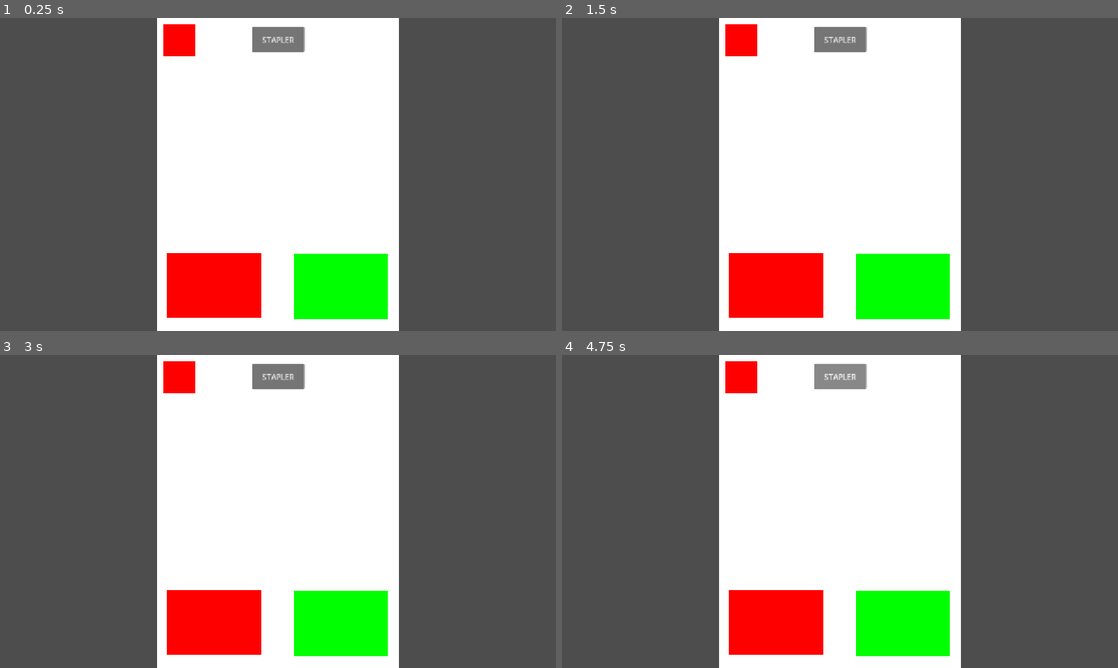
Above: before the commit, frames 1-4 (two rows, left to right).
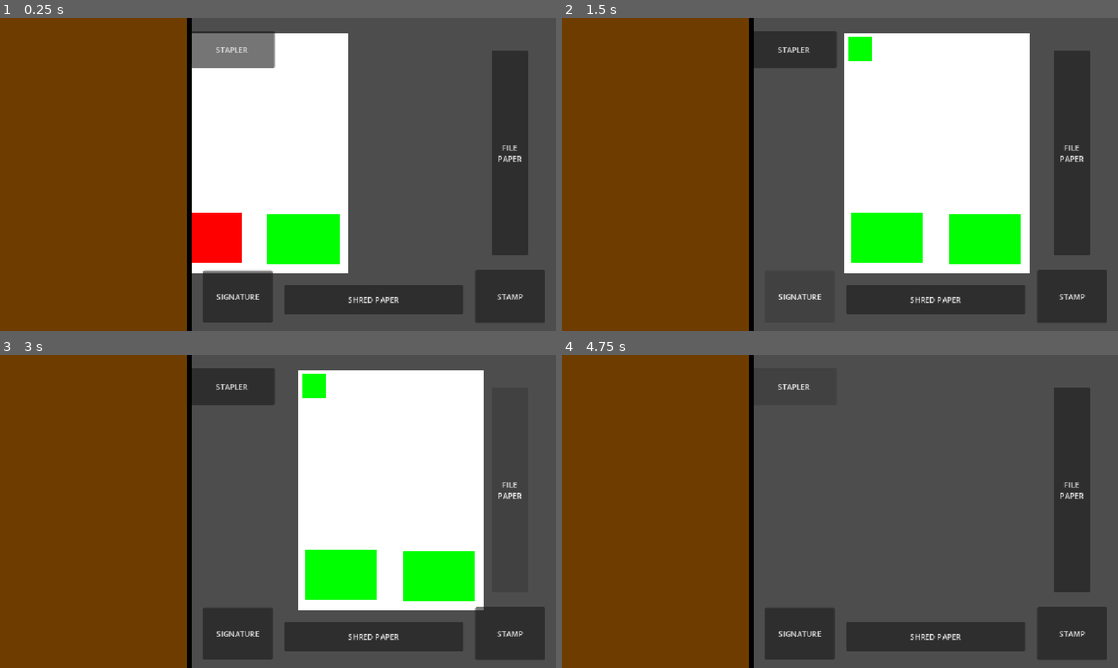
Above: after the commit, the same moments.

Repository: JDMdev925/GMTK2026-paperwork-pileup
Game: Godot game, scene res://Scenes/Main Game/MainGame.tscn
Two runs of this game, one before a commit and one after it. Both use one fixed random seed, a clock stepped at 60 frames per second and the inputs below. The project has no main scene, so this scene is started directly.
Inputs (mouse positions are in pixels of both pictures, inside the frame that each line leads up to):
- Up to frame 1 (0.25 s): no input
- Up to frame 2 (1.5 s): click "STAPLER" at 0.5 s; click (801, 296) at 1.25 s, where only the run after the commit has a clickable "SIGNATURE"
- Up to frame 3 (3 s): click (511, 633) at 2 s, where only the run after the commit has a clickable "STAMP"; click (511, 489) at 2.75 s, where only the run after the commit has a clickable "FILE PAPER"
- Up to frame 4 (4.75 s): click (934, 636) at 3.5 s, where only the run after the commit has a clickable "SHRED PAPER"; click "STAPLER" at 4.25 s

The runs differ from the first frame. In frame 1, 63% of the frame differs, in the area x 0-98%, y 0-100%; in frame 2, 76%; in frame 3, 75%; in frame 4, 79%.
Error before the commit: Cannot call method 'get_child' on a null value. (res://Scenes/HeadsUpDisplay/HudManager.gd:15)

Commit message:
added animations, date/time, and UI
- added animations
- added UI functionality
- created game loop
- added date/time to papers

Diff:
--- a/paperwork-pile-up/Prefabs/Paperwork/PaperClass.gd
+++ b/paperwork-pile-up/Prefabs/Paperwork/PaperClass.gd
@@ -12,4 +12,6 @@
 @export var staple : bool = false
 @export var stamp : bool = false
 @export var signature : bool = false
+@export var unix_date : float = 0
+@export var overload : int = 0
 @export var paper_process : PROCESS = PROCESS.FILE
--- a/paperwork-pile-up/Prefabs/Paperwork/PaperObject.gd
+++ b/paperwork-pile-up/Prefabs/Paperwork/PaperObject.gd
@@ -1,6 +1,8 @@
 extends PaperClass
 
 func PaperSetup() -> void:
+	$AnimationPlayer.play("paper_slide_in")
+
 	if staple == true:
 		$"Paper Clip".color = Color.GREEN
 	else:
@@ -16,7 +18,39 @@
 	else:
 		$"Paper Signature".color = Color.RED
 
-func TempUpdate() -> void:
+func AddStaple() -> void:
 	if staple == false:
 		staple = true
 		$"Paper Clip".color = Color.GREEN
+	else:
+		overload += 1
+		print("Overload - staple")
+
+func AddSignature() -> void:
+	if signature == false:
+		signature = true
+		$"Paper Signature".color = Color.GREEN
+	else:
+		overload += 1
+		print("Overload - sign")
+
+func AddStamp() -> void:
+	if stamp == false:
+		stamp = true
+		$"Paper Stamp".color = Color.GREEN
+	else:
+		overload += 1
+		print("Overload - stamp")
+
+func FilePaper() -> void:
+	$AnimationPlayer.play("paper_filed")
+
+
+func ShredPaper() -> void:
+	$AnimationPlayer.play("paper_shred")
+
+
+func _on_animation_player_animation_finished(anim_name: StringName) -> void:
+	if anim_name == "paper_filed" or anim_name == "paper_shred":
+		self.get_parent().GenerateNewPaper()
+		queue_free()
--- a/paperwork-pile-up/Prefabs/Paperwork/paperwork.tscn
+++ b/paperwork-pile-up/Prefabs/Paperwork/paperwork.tscn
@@ -2,7 +2,78 @@
 
 [ext_resource type="Script" uid="uid://dl1fgvif1c7yp" path="res://Prefabs/Paperwork/PaperObject.gd" id="1_rq53d"]
 
+[sub_resource type="Animation" id="Animation_rq53d"]
+length = 0.001
+tracks/0/type = "value"
+tracks/0/imported = false
+tracks/0/enabled = true
+tracks/0/path = NodePath(".:position")
+tracks/0/interp = 1
+tracks/0/loop_wrap = true
+tracks/0/keys = {
+"times": PackedFloat32Array(0),
+"transitions": PackedFloat32Array(1),
+"update": 0,
+"values": [Vector2(0, 0)]
+}
+
+[sub_resource type="Animation" id="Animation_jnhoc"]
+resource_name = "paper_filed"
+length = 1.5
+tracks/0/type = "value"
+tracks/0/imported = false
+tracks/0/enabled = true
+tracks/0/path = NodePath(".:position")
+tracks/0/interp = 1
+tracks/0/loop_wrap = true
+tracks/0/keys = {
+"times": PackedFloat32Array(0, 1),
+"transitions": PackedFloat32Array(-2, 1),
+"update": 0,
+"values": [Vector2(600, -45), Vector2(1200, -45)]
+}
+
+[sub_resource type="Animation" id="Animation_u1q1d"]
+resource_name = "paper_shred"
+length = 1.5
+tracks/0/type = "value"
+tracks/0/imported = false
+tracks/0/enabled = true
+tracks/0/path = NodePath(".:position")
+tracks/0/interp = 1
+tracks/0/loop_wrap = true
+tracks/0/keys = {
+"times": PackedFloat32Array(0, 0.4, 0.6, 1),
+"transitions": PackedFloat32Array(2, 1, 2, 1),
+"update": 0,
+"values": [Vector2(600, -45), Vector2(600, 300), Vector2(600, 300), Vector2(600, 600)]
+}
+
+[sub_resource type="Animation" id="Animation_3hbn3"]
+resource_name = "paper_slide_in"
+tracks/0/type = "value"
+tracks/0/imported = false
+tracks/0/enabled = true
+tracks/0/path = NodePath(".:position")
+tracks/0/interp = 1
+tracks/0/loop_wrap = true
+tracks/0/keys = {
+"times": PackedFloat32Array(0, 1),
+"transitions": PackedFloat32Array(0.3, 1),
+"update": 0,
+"values": [Vector2(0, -45), Vector2(600, -45)]
+}
+
+[sub_resource type="AnimationLibrary" id="AnimationLibrary_u1q1d"]
+_data = {
+&"RESET": SubResource("Animation_rq53d"),
+&"paper_filed": SubResource("Animation_jnhoc"),
+&"paper_shred": SubResource("Animation_u1q1d"),
+&"paper_slide_in": SubResource("Animation_3hbn3")
+}
+
 [node name="Paperwork" type="Node2D" unique_id=648659818]
+scale = Vector2(0.77040225, 0.77040225)
 script = ExtResource("1_rq53d")
 
 [node name="Paper BG" type="ColorRect" parent="." unique_id=1652873518]
@@ -40,3 +111,8 @@
 offset_right = -36.0
 offset_bottom = 297.0
 color = Color(0.5019608, 1, 1, 1)
+
+[node name="AnimationPlayer" type="AnimationPlayer" parent="." unique_id=639853574]
+libraries/ = SubResource("AnimationLibrary_u1q1d")
+
+[connection signal="animation_finished" from="AnimationPlayer" to="." method="_on_animation_player_animation_finished"]
--- a/paperwork-pile-up/Scenes/HeadsUpDisplay/HUD.tscn
+++ b/paperwork-pile-up/Scenes/HeadsUpDisplay/HUD.tscn
@@ -18,11 +18,77 @@
 anchors_preset = 5
 anchor_left = 0.5
 anchor_right = 0.5
-offset_left = -54.0
-offset_top = 18.0
-offset_right = 55.0
-offset_bottom = 71.0
+offset_left = -183.0
+offset_top = 27.0
+offset_right = -7.0
+offset_bottom = 104.0
 grow_horizontal = 2
 text = "STAPLER"
 
+[node name="Signature Button" type="Button" parent="." unique_id=350100782]
+layout_mode = 1
+anchors_preset = 5
+anchor_left = 0.5
+anchor_right = 0.5
+offset_left = -156.0
+offset_top = 523.0
+offset_right = -11.0
+offset_bottom = 631.0
+grow_horizontal = 2
+text = "SIGNATURE"
+
+[node name="Stamp Button" type="Button" parent="." unique_id=211130597]
+layout_mode = 1
+anchors_preset = 5
+anchor_left = 0.5
+anchor_right = 0.5
+offset_left = 409.0
+offset_top = 522.0
+offset_right = 553.0
+offset_bottom = 632.0
+grow_horizontal = 2
+text = "STAMP"
+
+[node name="File Paper Button" type="Button" parent="." unique_id=1493757247]
+layout_mode = 1
+anchors_preset = 5
+anchor_left = 0.5
+anchor_right = 0.5
+offset_left = 443.0
+offset_top = 68.0
+offset_right = 518.0
+offset_bottom = 491.0
+grow_horizontal = 2
+text = "FILE
+PAPER"
+
+[node name="Shred Paper Button" type="Button" parent="." unique_id=813198848]
+layout_mode = 1
+anchors_preset = 5
+anchor_left = 0.5
+anchor_right = 0.5
+offset_left = 13.0
+offset_top = 553.0
+offset_right = 384.0
+offset_bottom = 613.0
+grow_horizontal = 2
+text = "SHRED PAPER"
+
+[node name="Side Panel" type="ColorRect" parent="." unique_id=160671826]
+layout_mode = 0
+offset_right = 397.0
+offset_bottom = 648.0
+color = Color(0.43645498, 0.23400867, 4.813075e-08, 1)
+
+[node name="Side Panel2" type="ColorRect" parent="." unique_id=1399611908]
+layout_mode = 0
+offset_left = 387.0
+offset_right = 397.0
+offset_bottom = 648.0
+color = Color(0, 0, 0, 1)
+
 [connection signal="pressed" from="Staple Button" to="." method="_on_staple_button_pressed"]
+[connection signal="pressed" from="Signature Button" to="." method="_on_signature_button_pressed"]
+[connection signal="pressed" from="Stamp Button" to="." method="_on_stamp_button_pressed"]
+[connection signal="pressed" from="File Paper Button" to="." method="_on_file_paper_button_pressed"]
+[connection signal="pressed" from="Shred Paper Button" to="." method="_on_shred_paper_button_pressed"]
--- a/paperwork-pile-up/Scenes/HeadsUpDisplay/HudManager.gd
+++ b/paperwork-pile-up/Scenes/HeadsUpDisplay/HudManager.gd
@@ -12,4 +12,16 @@
 
 
 func _on_staple_button_pressed() -> void:
-	$PaperGenerator.get_child(0).TempUpdate()
+	$"../PaperGenerator".get_child(0).AddStaple()
+
+func _on_file_paper_button_pressed() -> void:
+	$"../PaperGenerator".get_child(0).FilePaper()
+
+func _on_shred_paper_button_pressed() -> void:
+	$"../PaperGenerator".get_child(0).ShredPaper()
+
+func _on_signature_button_pressed() -> void:
+	$"../PaperGenerator".get_child(0).AddSignature()
+
+func _on_stamp_button_pressed() -> void:
+	$"../PaperGenerator".get_child(0).AddStamp()
--- a/paperwork-pile-up/Scenes/Main Game/MainGame.tscn
+++ b/paperwork-pile-up/Scenes/Main Game/MainGame.tscn
@@ -9,9 +9,12 @@
 [node name="Camera2D" type="Camera2D" parent="." unique_id=575870706]
 
 [node name="PaperGenerator" type="Node2D" parent="." unique_id=1781288101]
+position = Vector2(-400, 0)
 script = ExtResource("1_05760")
 paper_prefab = ExtResource("2_6i3jj")
 
 [node name="Control" parent="." unique_id=1686241282 instance=ExtResource("3_lnk01")]
+offset_left = -576.0
 offset_top = -324.0
-offset_bottom = -324.0
+offset_right = 576.0
+offset_bottom = 324.0
--- a/paperwork-pile-up/Scenes/Main Game/PaperGenerator.gd
+++ b/paperwork-pile-up/Scenes/Main Game/PaperGenerator.gd
@@ -1,13 +1,16 @@
 extends Node2D
 
 @export var paper_prefab : PackedScene
+@export var current_date : float
+var past_year : float = 34214400
 
 func _ready() -> void:
 	GenerateNewPaper()
+	current_date = Time.get_unix_time_from_system()
 
 func CoinFlip() -> bool:
-	var coin : int = randi_range(0, 1)
-	if coin == 1:
+	var coin : int = randi_range(0, 2)
+	if coin == 2:
 		return true
 	else:
 		return false
@@ -24,9 +27,11 @@
 func DetermineStartingConditions(paper : PaperClass) -> void:
 	if CoinFlip() == true:
 		paper.paper_process = PaperClass.PROCESS.FILE
+		paper.unix_date = randf_range(current_date - past_year, current_date)
 	else:
 		paper.paper_process = PaperClass.PROCESS.SHRED
-
+		paper.unix_date = randf_range(current_date - past_year, current_date) - past_year
+	print(Time.get_datetime_dict_from_unix_time(paper.unix_date))
 	paper.staple = CoinFlip()
 	paper.stamp = CoinFlip()
 	paper.signature = CoinFlip()
